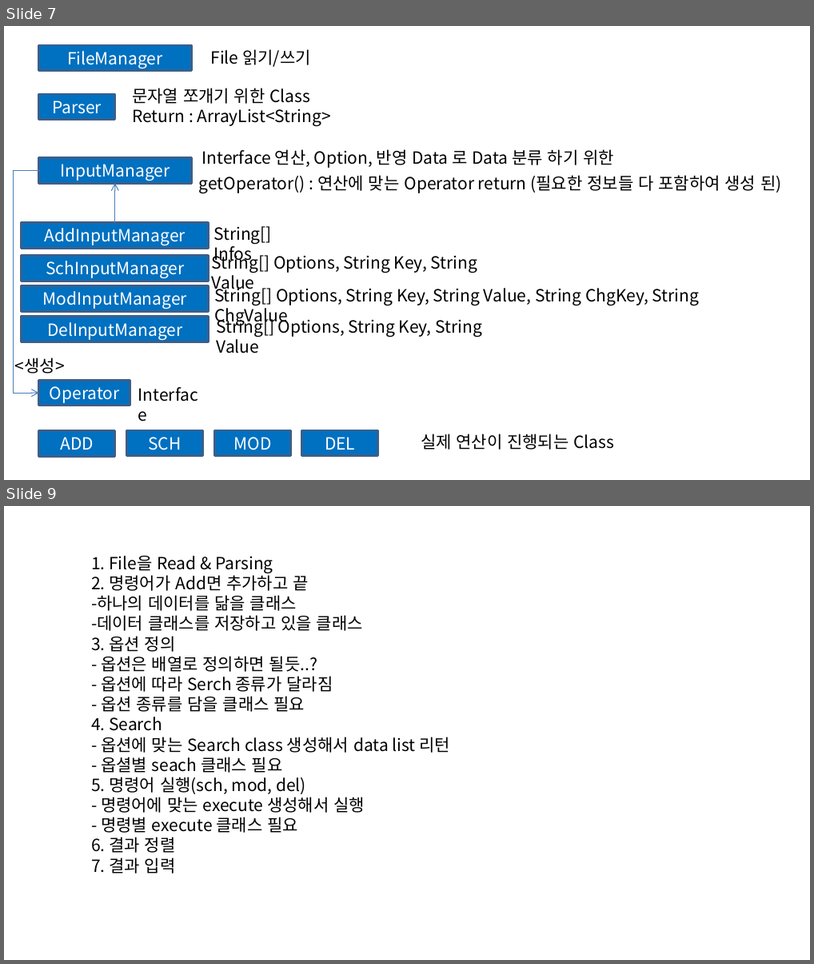
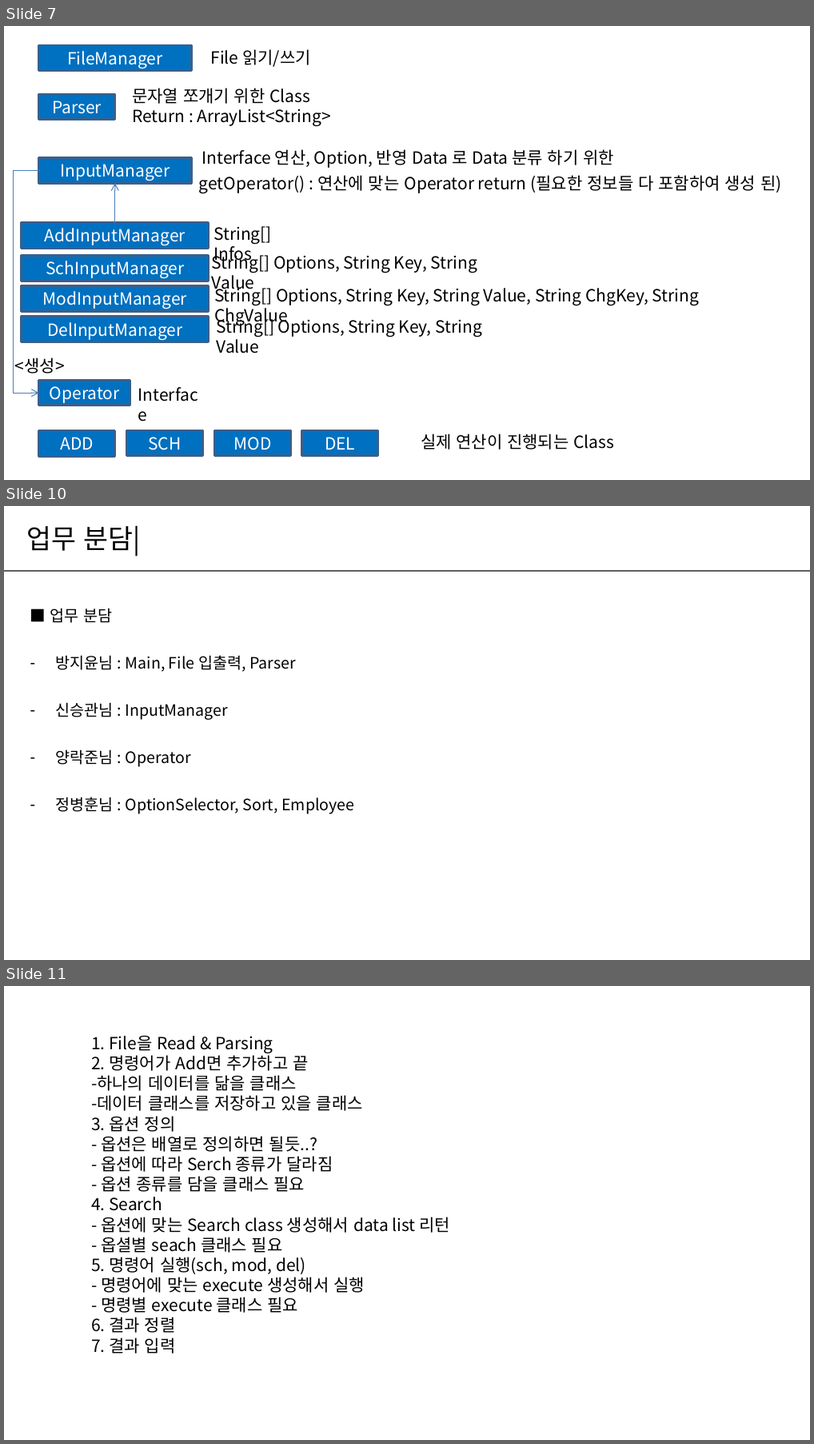
Before and after one commit to Rakjunyang/BeautifulCode, a slide deck: 팀프로젝트＿발표양식_B조.pptx. Shown one above the other, each under a label of ours: slides 7 and 9 before the commit, slides 7, 10 and 11 after it; the slides between them are not shown. The pictures are 814x964 and 814x1444 pixels, drawn with LibreOffice and Linux fonts; fonts in the diff are those of the drawing. Boxes give left, top, right and bottom in pixels: in the first picture for what was removed or moved away, otherwise in the second. Text is boxed around its words. In the diff, an @@ line names an element or a change of style, - is before the commit and + after.

```diff
--- a/팀프로젝트＿발표양식_B조.pptx
+++ b/팀프로젝트＿발표양식_B조.pptx
@@ slide 10 added at (x1=4, y1=506, x2=810, y2=960), background #FFFFFF @@
@@ text added at (x1=26, y1=526, x2=141, y2=556), 24 pt, text #000000 @@
+업무 분담|
@@ line added from (4, 571) to (810, 571), #5F5F5F 2 pt @@
@@ text added at (x1=50, y1=608, x2=354, y2=814), 14 pt, text #000000 @@
+■ 업무 분담
+– 방지윤님 : Main, File 입출력, Parser
+– 신승관님 : InputManager
+– 양락준님 : Operator
+– 정병훈님 : OptionSelector, Sort, Employee
@@ what was slide 9 is now slide 11 @@
```
Also in this commit, not shown: 1 slide changed, 1 other slide added.
